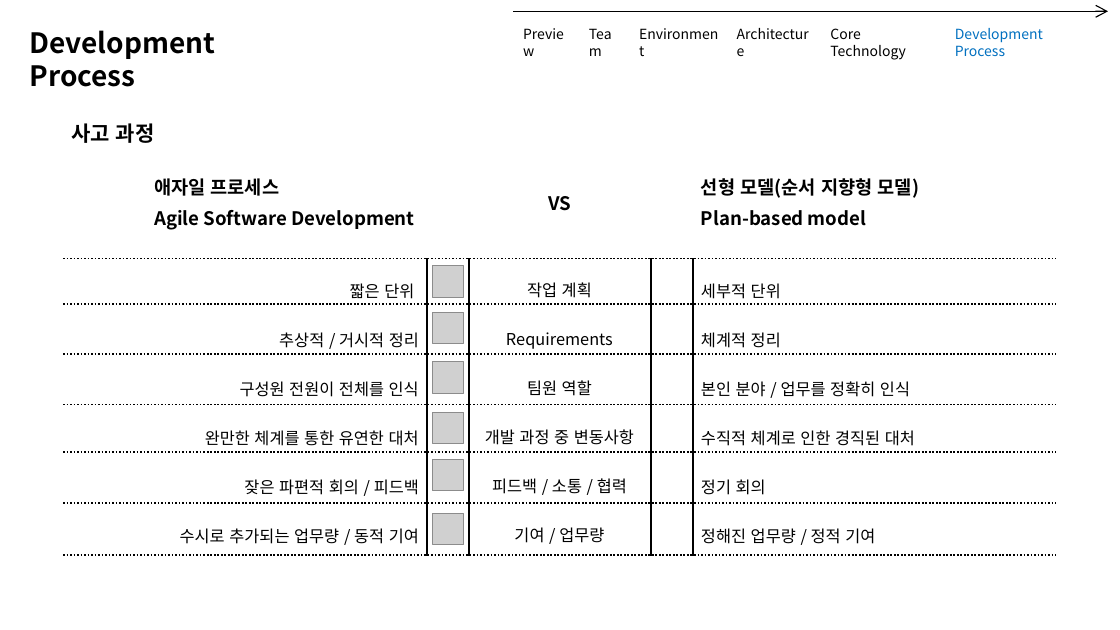
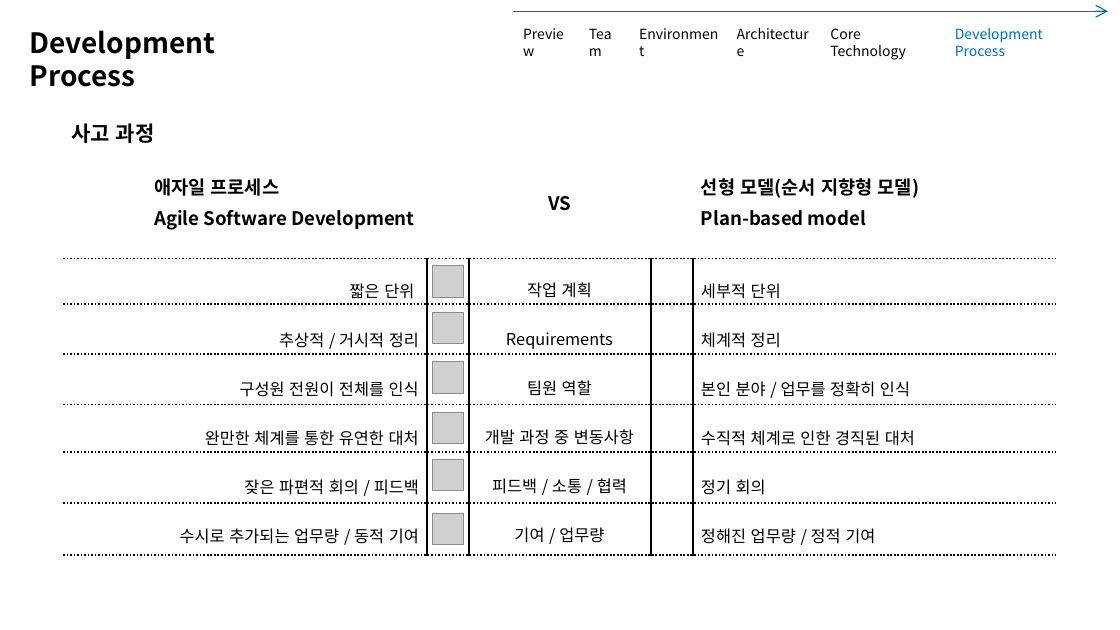
Before and after one commit to VanSubstance/doubleSlash_06, a slide deck: slide 9 of Datas/개발 발표안 1차.pptx. Drawn at 1120x630 pixels with LibreOffice and Linux fonts; fonts in the diff are those of the drawing; grey boxes stand for pictures. Boxes give left, top, right and bottom in pixels: in the first picture for what was removed or moved away, otherwise in the second. Text is boxed around its words. In the diff, an @@ line names an element or a change of style, - is before the commit and + after.

```diff
--- a/Datas/개발 발표안 1차.pptx
+++ b/Datas/개발 발표안 1차.pptx
@@ arrow (513, 11) - (1108, 11): stroke #000000 1 pt to #0062A9 1 pt @@
```
Also in this commit, not shown: 8 other slides changed, 1 slide removed.
